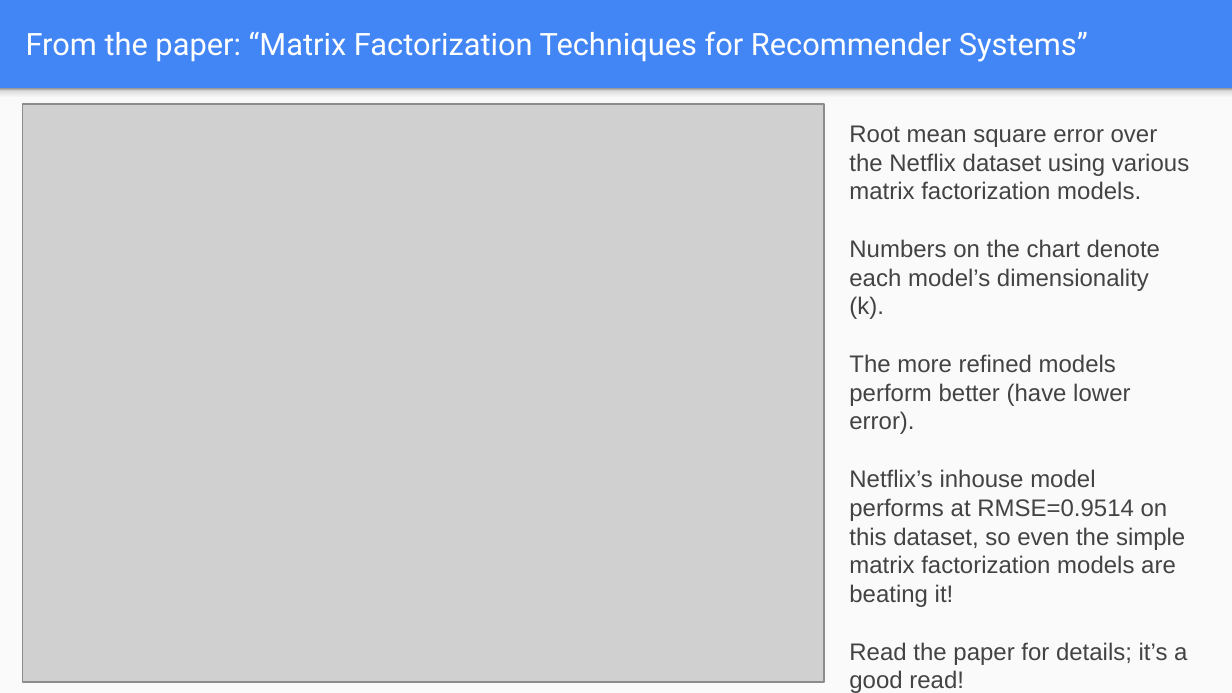
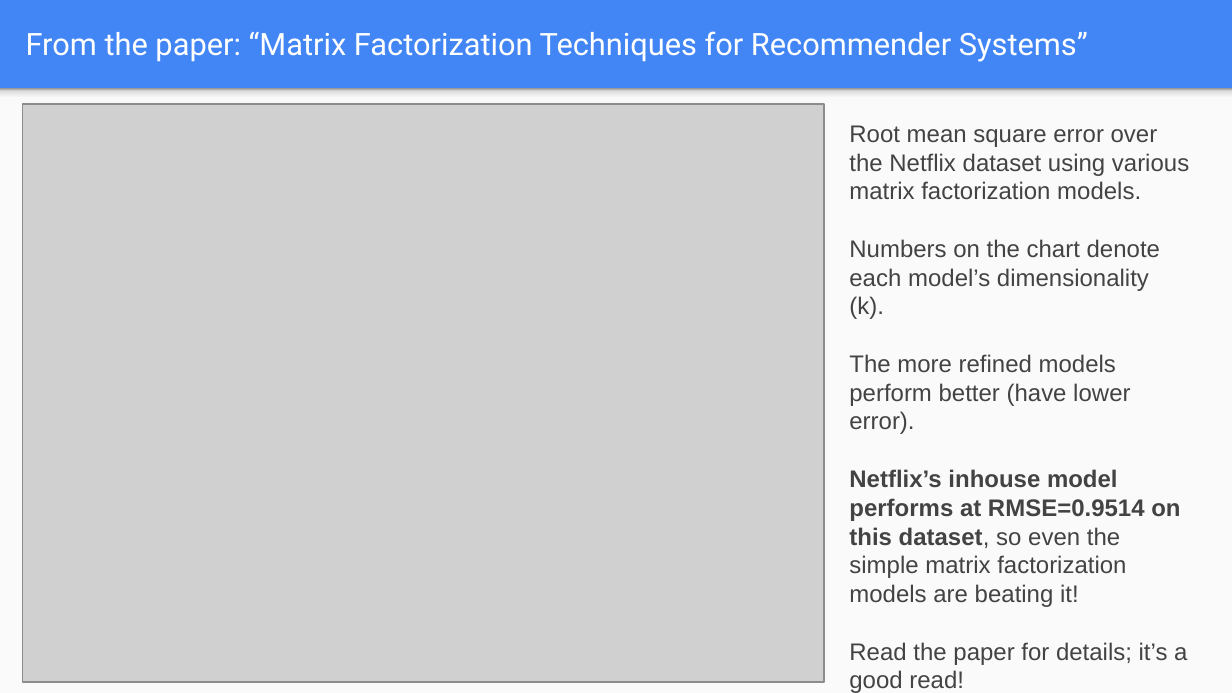
Before and after one commit to wmarshall484/DSI_LECTURES_2, a slide deck: slide 41 of recommendation-systems/ryan_henning/Recommenders.pptx. Drawn at 1232x693 pixels with LibreOffice and Linux fonts; fonts in the diff are those of the drawing; grey boxes stand for pictures. Boxes give left, top, right and bottom in pixels: in the first picture for what was removed or moved away, otherwise in the second. Text is boxed around its words. In the diff, an @@ line names an element or a change of style, - is before the commit and + after.

Commit message:
Update Ryan's Recommenders slides

```diff
--- a/recommendation-systems/ryan_henning/Recommenders.pptx
+++ b/recommendation-systems/ryan_henning/Recommenders.pptx
@@ text at box(849, 469, 1180, 607): bold on in "Netflix’s inhouse model performs at RMSE=0.9514 on ..." @@
```
Also in this commit, not shown: 3 other slides changed, 1 other file.
